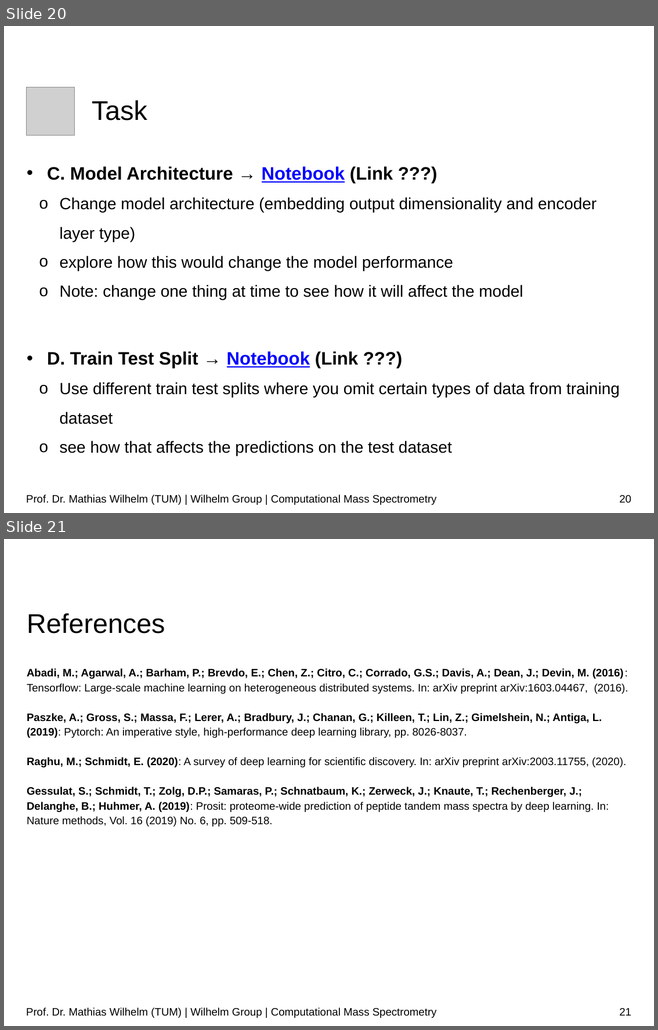
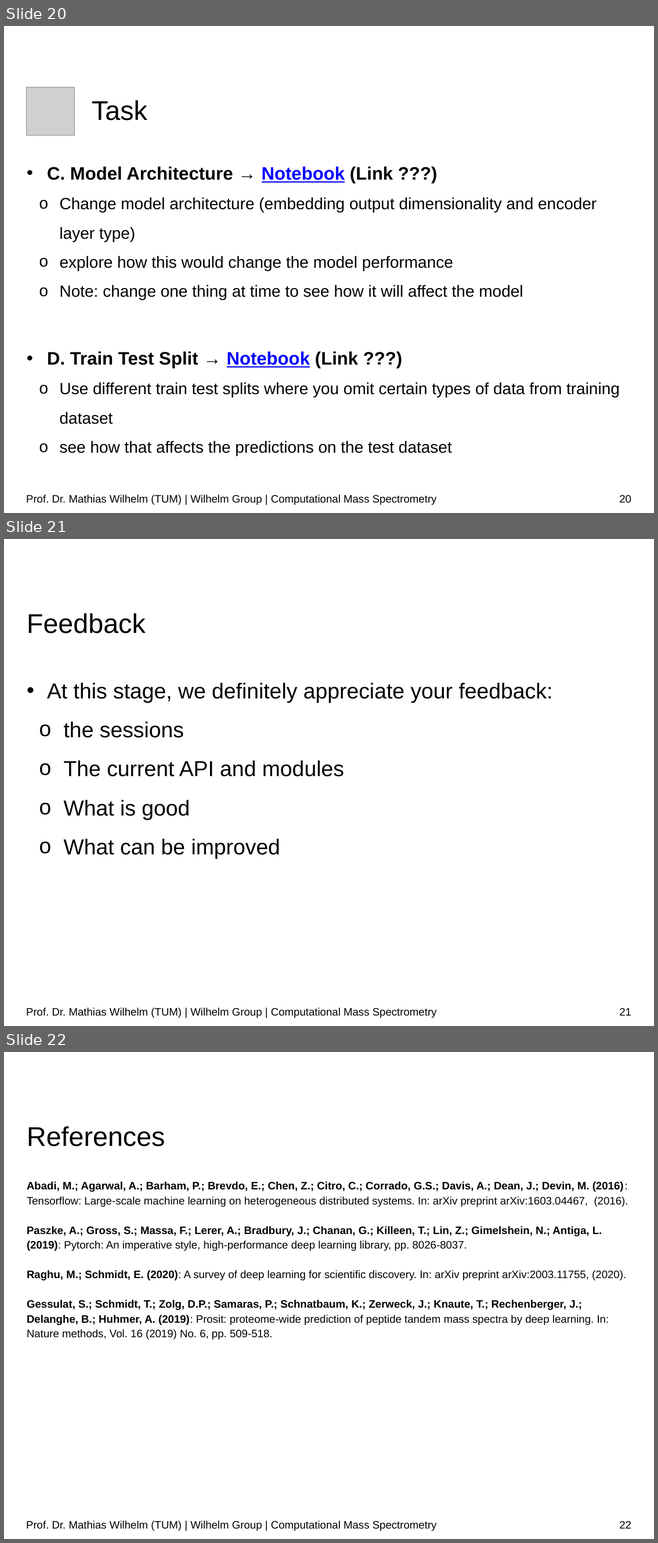
Before and after one commit to wilhelm-lab/dlomix-resources, a slide deck: 01_Intro_Slides_SummerSchool_Sep21.pptx. Shown one above the other, each under a label of ours: slides 20 and 21 before the commit, slides 20, 21 and 22 after it. The pictures are 658x1030 and 658x1543 pixels, drawn with LibreOffice and Linux fonts; fonts in the diff are those of the drawing; grey boxes stand for pictures; background and template pictures are left out. Boxes give left, top, right and bottom in pixels: in the first picture for what was removed or moved away, otherwise in the second. Text is boxed around its words. In the diff, an @@ line names an element or a change of style, - is before the commit and + after.

```diff
--- a/01_Intro_Slides_SummerSchool_Sep21.pptx
+++ b/01_Intro_Slides_SummerSchool_Sep21.pptx
@@ slide 21 added at (4,539,654,1026), background #FFFFFF @@
@@ title added at (27,613,146,634), 30 pt, text #000000 @@
+Feedback
@@ text added at (47,683,553,859), 24 pt, text #000000 @@
+• At this stage, we definitely appreciate your feedback:
+  o the sessions
+  o The current API and modules
+  o What is good
+  o What can be improved
@@ text added at (26,1008,437,1018), 12 pt, text #000000 @@
+Prof. Dr. Mathias Wilhelm (TUM) | Wilhelm Group | Computational Mass Spectrometry
@@ page number added at (619,1008,631,1016), 12 pt, text #000000 @@
+21
@@ what was slide 21 is now slide 22 @@
@@ page number at (619,1521,631,1529): text changed @@
-21
+22
```
Also in this commit, not shown: 4 slides changed.
